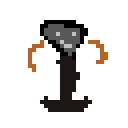
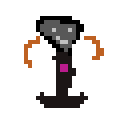
Revision of a layered 128x128 image; what changed, layer by layer:
painted on "Слой" over [24, 16, 108, 112]
